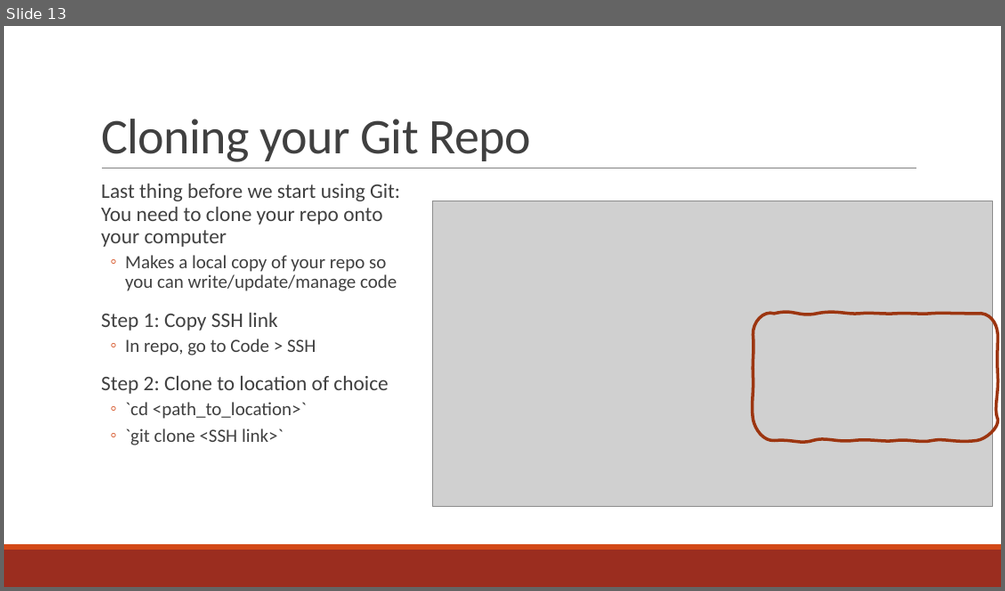
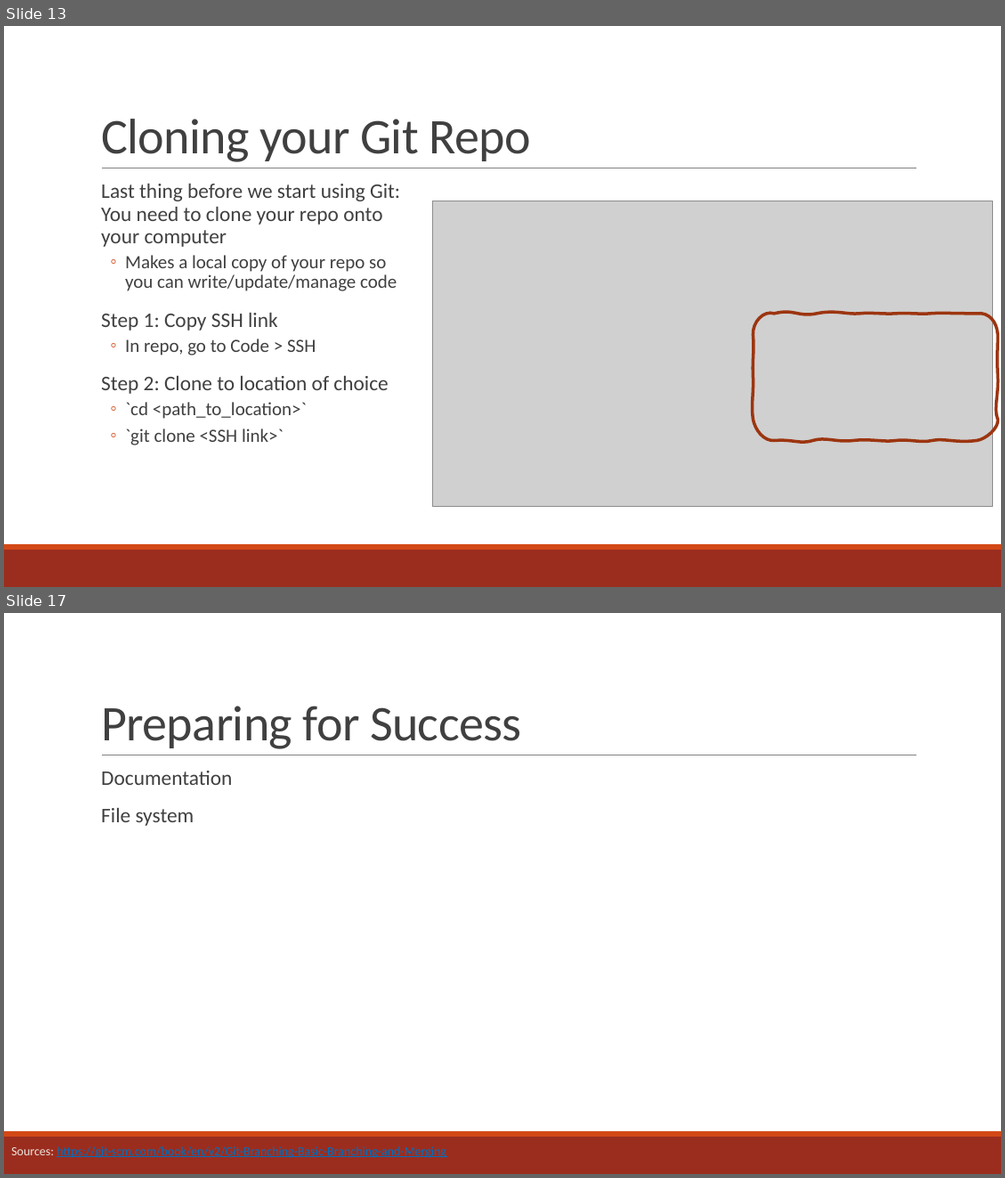
Before and after one commit to curtispmartin/Education, a slide deck: Working/2_VersionControl/2_VersionControl.pptx. Shown one above the other, each under a label of ours: slide 13 before the commit, slides 13 and 17 after it; the slides between them are not shown. The pictures are 1005x591 and 1005x1178 pixels, drawn with LibreOffice and Linux fonts; fonts in the diff are those of the drawing; grey boxes stand for pictures. Boxes give left, top, right and bottom in pixels: in the first picture for what was removed or moved away, otherwise in the second. Text is boxed around its words. In the diff, an @@ line names an element or a change of style, - is before the commit and + after.

```diff
--- a/Working/2_VersionControl/2_VersionControl.pptx
+++ b/Working/2_VersionControl/2_VersionControl.pptx
@@ slide 17 added at <box>4,613,1001,1174</box>, background #FFFFFF; not listed: 3 template elements that a slide beside it also shows @@
@@ title added at <box>101,706,521,749</box>, 48 pt, text #404040 @@
+Preparing for Success
@@ text added at <box>101,771,232,826</box>, 20 pt, text #404040 @@
+  Documentation
+  File system
@@ text added at <box>11,1146,446,1158</box>, 12 pt, text #0070C0, underline @@
+Sources: https://git-scm.com/book/en/v2/Git-Branching-Basic-Branching-and-Merging
```
Also in this commit, not shown: 3 slides changed, 3 other slides added, 2 slides removed, 3 other files.
